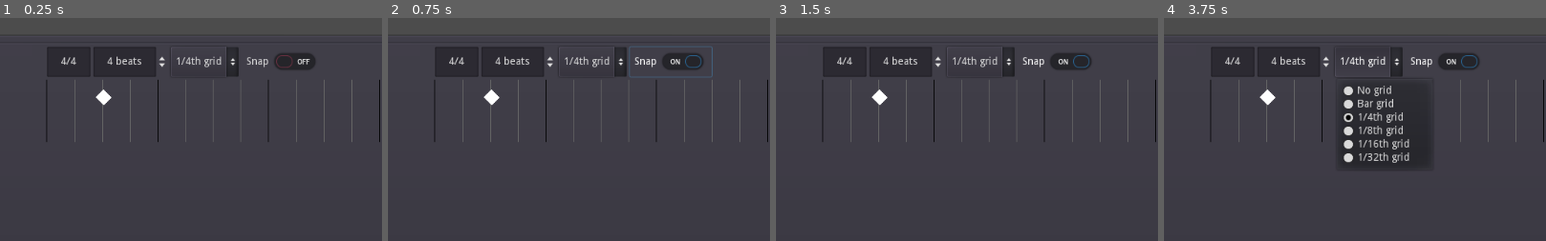
Above: before the commit, frames 1-4 (left to right).
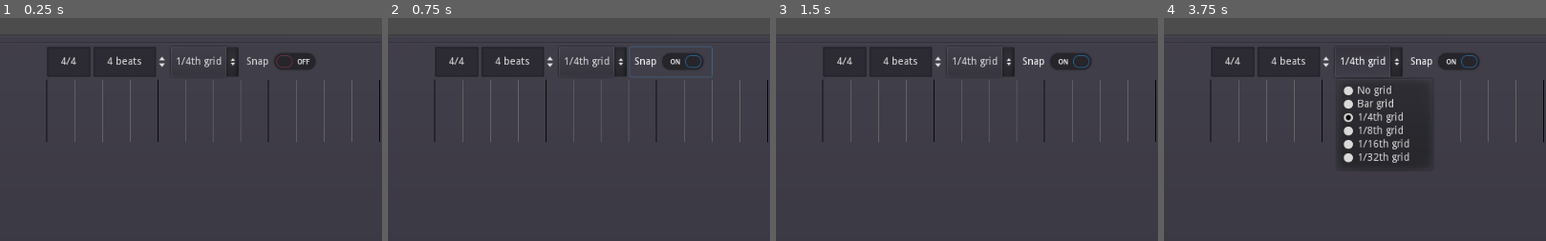
Above: after the commit, the same moments.

Repository: BenjaminNavarro/groooves
Game: Godot game, scene res://main.tscn
Same seed, same stepped clock (60 frames per second), same inputs: the game is played once before the commit and once after it.
Inputs (mouse positions are % of the whole screen's width and height, from its top left):
- Up to frame 1 (0.25 s): no input
- Up to frame 2 (0.75 s): click "Snap" at 0.5 s
- Up to frame 3 (1.5 s): click "Play" at 1.25 s
- Up to frame 4 (3.75 s): click "Play" at 2 s; click (28, 11) at 2.77 s; click "1/4th grid" at 3.5 s
The pictures show only the part of the screen within x 35-85%, y 0-50%; the shares and areas given below are measured in that part.

The runs differ from the first frame. In frame 1, 0.2% of the frame differs, in the area x 25-30%, y 32-40%; in frame 2, 0.2%; in frame 3, 0.2%; in frame 4, 0.2%.

Commit message:
feat: add note on click

Diff:
--- a/main.tscn
+++ b/main.tscn
@@ -8,9 +8,9 @@
 [ext_resource path="res://assets/the-open-source-drumkit/hihat/closed-hihat/chh4.ogg" type="AudioStream" id=6]
 [ext_resource path="res://src/track.gd" type="Script" id=7]
 [ext_resource path="res://src/main.gd" type="Script" id=8]
-[ext_resource path="res://ui/note.tscn" type="PackedScene" id=9]
 [ext_resource path="res://src/ui/tracks_ui.gd" type="Script" id=10]
 [ext_resource path="res://src/ui/groove_editor_ui.gd" type="Script" id=11]
+[ext_resource path="res://src/ui/groove_track_ui.gd" type="Script" id=12]
 
 [sub_resource type="GDScript" id=1]
 script/source = "extends VBoxContainer
@@ -164,10 +164,7 @@
 margin_right = 594.0
 margin_bottom = 40.0
 rect_min_size = Vector2( 0, 40 )
-
-[node name="Note" parent="UI/VBoxContainer/TabContainer/Grooves/Editor/GridContainer/Tracks/Control" groups=[
-"notes",
-] instance=ExtResource( 9 )]
+script = ExtResource( 12 )
 
 [node name="Control2" type="Control" parent="UI/VBoxContainer/TabContainer/Grooves/Editor/GridContainer/Tracks"]
 margin_top = 44.0
--- a/project.godot
+++ b/project.godot
@@ -25,6 +25,11 @@
 "path": "res://src/ui/groove_item_ui.gd"
 }, {
 "base": "Control",
+"class": "GrooveTrackUI",
+"language": "GDScript",
+"path": "res://src/ui/groove_track_ui.gd"
+}, {
+"base": "Control",
 "class": "GrooveTracksUI",
 "language": "GDScript",
 "path": "res://src/ui/tracks_ui.gd"
@@ -35,7 +40,7 @@
 "path": "res://src/ui/main_ui.gd"
 }, {
 "base": "ColorRect",
-"class": "Note",
+"class": "NoteUI",
 "language": "GDScript",
 "path": "res://src/ui/note.gd"
 }, {
@@ -48,9 +53,10 @@
 "AudioPlayers": "",
 "GrooveEditorUI": "",
 "GrooveItemUI": "",
+"GrooveTrackUI": "",
 "GrooveTracksUI": "",
 "MainUI": "",
-"Note": "",
+"NoteUI": "",
 "Track": ""
 }
 
--- a/src/ui/groove_editor_ui.gd
+++ b/src/ui/groove_editor_ui.gd
@@ -19,10 +19,6 @@
 var snap := false
 
 func _ready():
-	var notes = get_tree().get_nodes_in_group("notes")
-	for note in notes:
-		# warning-ignore:return_value_discarded
-		self.connect("snap_changed", note, "_on_snap_changed")
 	# warning-ignore:return_value_discarded
 	_signature.connect("text_changed", self, "_on_signature_changed")
 	# warning-ignore:return_value_discarded
@@ -69,9 +65,9 @@
 
 
 func _on_snap_changed(state: bool):
+	emit_signal("snap_changed", state)
 	if snap != state:
 		snap = state
-		emit_signal("snap_changed", snap)
 
 
 func _pow2(power: int) -> int:
--- /dev/null
+++ b/src/ui/groove_track_ui.gd
@@ -0,0 +1,17 @@
+extends Control
+class_name GrooveTrackUI
+
+
+var _note_scene := preload("res://ui/note.tscn")
+
+
+func _gui_input(event: InputEvent):
+	if event is InputEventMouseButton:
+		var mouse_event = event as InputEventMouseButton
+		if mouse_event.button_index == BUTTON_LEFT and mouse_event.pressed:
+			var note := _note_scene.instance() as NoteUI
+			# warning-ignore:return_value_discarded
+			get_parent().editor.connect("snap_changed", note, "_on_snap_changed")
+			note.snap = get_parent().editor.snap
+			add_child(note)
+			note.set_note_global_position(get_global_mouse_position().x)
--- a/src/ui/note.gd
+++ b/src/ui/note.gd
@@ -1,13 +1,22 @@
 extends ColorRect
-class_name Note
+class_name NoteUI
+
+var snap := false
 
 onready var _tracks := get_parent().get_parent()
 var _selected := false
-var _snap := false
 
 
-func _ready():
+func set_note_position(pos: float):
+	rect_position.x = pos
 	rect_global_position.y = get_parent().rect_global_position.y + (get_parent().rect_size.y - rect_size.y) / 2
+	_snap_if()
+
+
+func set_note_global_position(pos: float):
+	rect_global_position.x = pos
+	rect_global_position.y = get_parent().rect_global_position.y + (get_parent().rect_size.y - rect_size.y) / 2
+	_snap_if()
 
 
 func _process(_delta: float):
@@ -16,15 +25,7 @@
 			get_global_mouse_position().x,
 			get_parent().rect_global_position.x,
 			get_parent().rect_global_position.x + get_parent().rect_size.x)
-		if _snap:
-			var closest := 1000000.0
-			var new_position := rect_position.x
-			for snap_loc in _tracks.snap_locations:
-				var dist := abs(rect_position.x - snap_loc)
-				if dist < closest:
-					new_position = snap_loc
-					closest = dist
-			rect_position.x = new_position
+		_snap_if()
 
 
 func _gui_input(event: InputEvent):
@@ -34,5 +35,17 @@
 			_selected = mouse_event.pressed
 
 
+func _snap_if():
+	if snap:
+		var closest := 1000000.0
+		var new_position := rect_position.x
+		for snap_loc in _tracks.snap_locations:
+			var dist := abs(rect_position.x - snap_loc)
+			if dist < closest:
+				new_position = snap_loc
+				closest = dist
+		rect_position.x = new_position
+
+
 func _on_snap_changed(state: bool):
-	_snap = state
+	snap = state
--- a/src/ui/tracks_ui.gd
+++ b/src/ui/tracks_ui.gd
@@ -8,15 +8,16 @@
 
 var snap_locations := Array()
 
-onready var _editor := get_parent().get_parent()
+onready var editor := get_parent().get_parent()
 
 var _dirty := false
 
+
 func _ready():
 	# warning-ignore:return_value_discarded
-	_editor.connect("div_per_beat_changed", self, "set_dirty")
+	editor.connect("div_per_beat_changed", self, "set_dirty")
 	# warning-ignore:return_value_discarded
-	_editor.connect("length_changed", self, "set_dirty")
+	editor.connect("length_changed", self, "set_dirty")
 
 
 func _process(_delta):
@@ -25,9 +26,10 @@
 		update()
 		_dirty = false
 
+
 func _draw():
-	var beats = _editor.length * _editor.div_per_beat
-	_draw_grid(beats, _editor.div_per_beat)
+	var beats = editor.length * editor.div_per_beat
+	_draw_grid(beats, editor.div_per_beat)
 
 
 func _draw_grid(beats: int, div_per_beat: int):
@@ -44,5 +46,6 @@
 			draw_line(from, to, sub_line_color, sub_line_width)
 		snap_locations.push_back(x_pos)
 
+
 func set_dirty(_dummy):
 	_dirty = true
--- a/ui/note.tscn
+++ b/ui/note.tscn
@@ -2,13 +2,14 @@
 
 [ext_resource path="res://src/ui/note.gd" type="Script" id=1]
 
-[node name="Note" type="ColorRect"]
+[node name="Note" type="ColorRect" groups=[
+"notes",
+]]
 anchor_left = 0.096
 anchor_right = 0.096
-margin_left = 19.0
-margin_top = 17.0
-margin_right = 34.0
-margin_bottom = 32.0
+margin_left = -98.304
+margin_right = -83.304
+margin_bottom = 15.0
 rect_rotation = 45.0
 script = ExtResource( 1 )
 __meta__ = {
